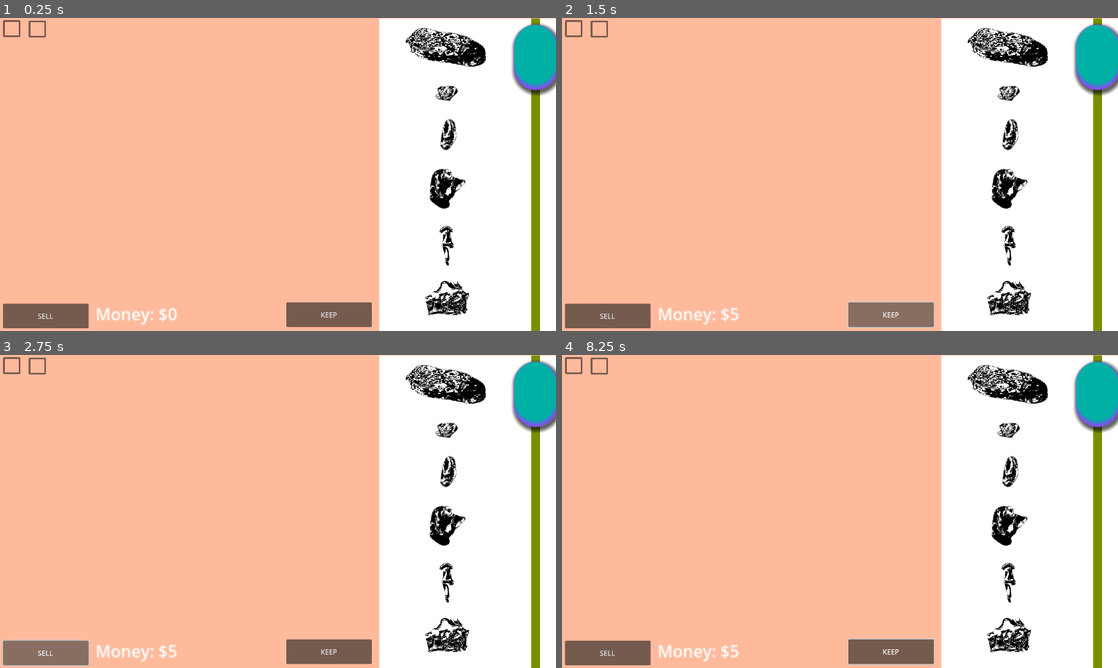
Above: before the commit, frames 1-4 (two rows, left to right).
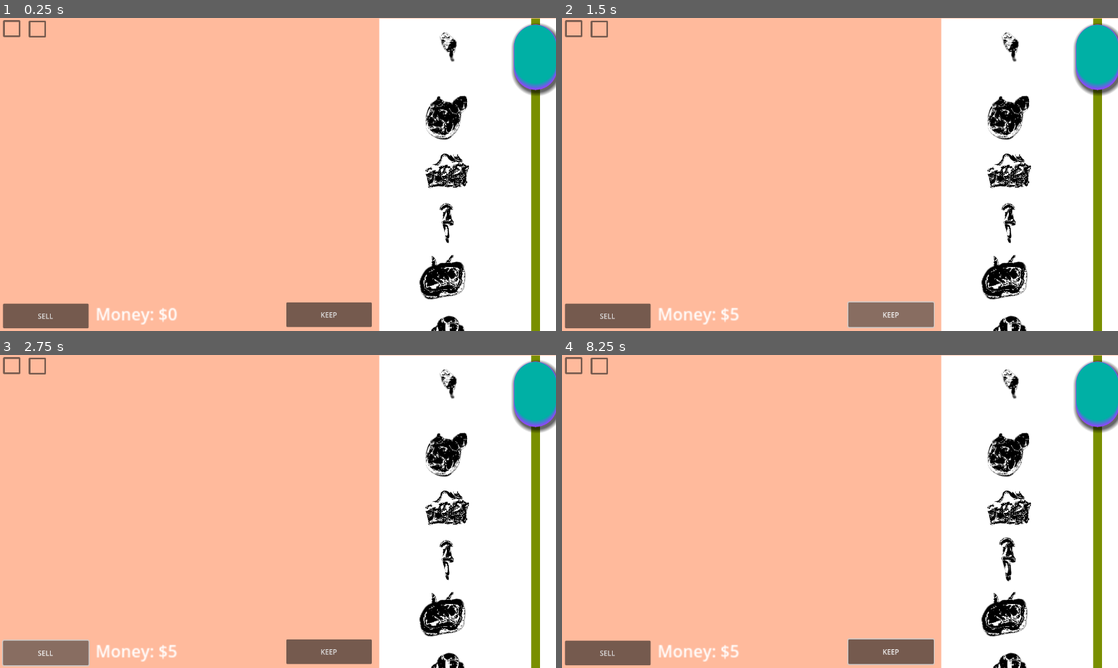
Above: after the commit, the same moments.

Repository: MxAshUp/ssjams23-godot
Game: Godot game, scene res://editor.tscn
Same seed, same stepped clock (60 frames per second), same inputs: the game is played once before the commit and once after it. The project has no main scene, so this scene is started directly.
Inputs (mouse positions are in pixels of both pictures, inside the frame that each line leads up to):
- Up to frame 1 (0.25 s): no input
- Up to frame 2 (1.5 s): click "SELL" at 0.5 s; click "KEEP" at 1.25 s
- Up to frame 3 (2.75 s): click "SELL" at 2 s
- Up to frame 4 (8.25 s): click "KEEP" at 2.75 s; click "SELL" at 3.5 s; click "KEEP" at 4.25 s; tap Enter at 5, 6.5, 8 s; drag from (979, 633) to (895, 442) at 5.02 s; tap Space at 5.75, 7.25 s; drag from (728, 527) to (979, 633) at 5.77 s; move the mouse to (895, 442) at 6.52 s; tap Left (rotate_ccw) at 6.6, 8.1 s; click (895, 442) at 6.67 s; drag from (812, 574) to (673, 464) at 7.27 s; move the mouse to (1006, 558) at 8.02 s; click (1006, 558) at 8.17 s

The runs differ from the first frame. In frame 1, 4.2% of the frame differs, in the area x 72-88%, y 3-100%; in frame 2, 4.2%; in frame 3, 4.2%; in frame 4, 4.2%.

Commit message:
shuffle junk list

Diff:
--- a/junk_selector.gd
+++ b/junk_selector.gd
@@ -6,7 +6,9 @@
 
 # Called when the node enters the scene tree for the first time.
 func _ready():
-	for theSpr in $all_junk.get_children():
+	var junk_ar = $all_junk.get_children()
+	junk_ar.shuffle()
+	for theSpr in junk_ar:
 		if theSpr is Sprite2D:
 			var text_clicker: TextureRect = $text_rect_template.duplicate()
 			var textu = AtlasTexture.new()
@@ -16,6 +18,7 @@
 			text_clicker.visible = true
 			text_clicker.connect("gui_input", handle_click_junk.bind(theSpr))
 			$BoxContainer.add_child(text_clicker)
+
 # Called every frame. 'delta' is the elapsed time since the previous frame.
 func _process(delta):
 	pass
